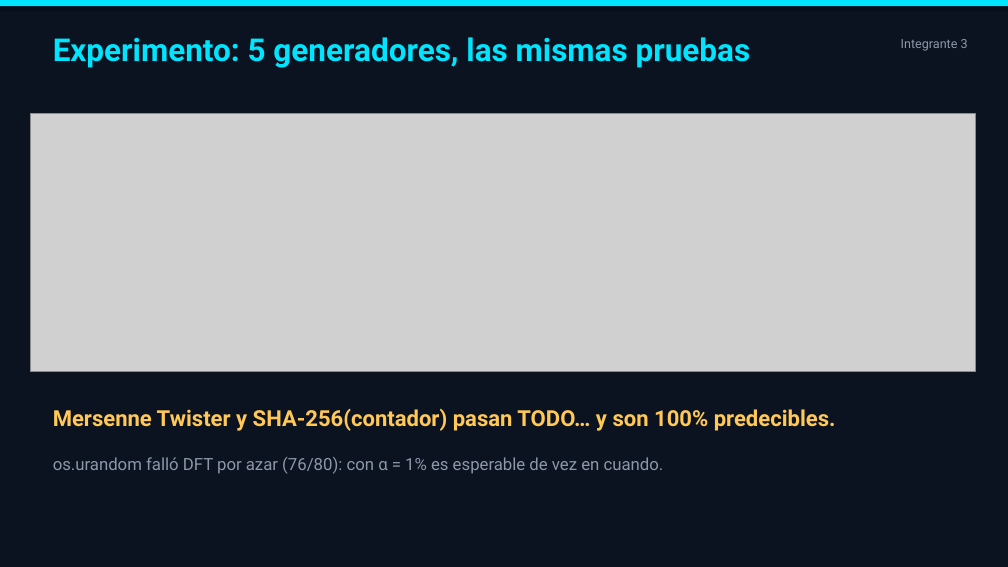
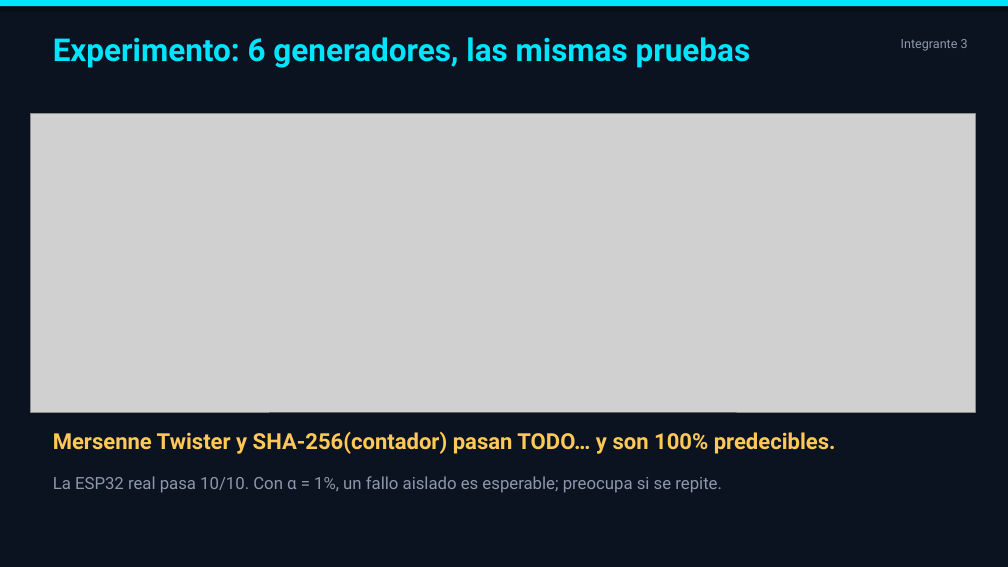
Before and after one commit to agustinhgimenez/EntropySigner, a slide deck: slide 15 of presentation/EntropySigner_RNG.pptx. Drawn at 1008x567 pixels with LibreOffice and Linux fonts; fonts in the diff are those of the drawing; grey boxes stand for pictures. Boxes give left, top, right and bottom in pixels: in the first picture for what was removed or moved away, otherwise in the second. Text is boxed around its words. In the diff, an @@ line names an element or a change of style, - is before the commit and + after.

```diff
--- a/presentation/EntropySigner_RNG.pptx
+++ b/presentation/EntropySigner_RNG.pptx
@@ text at box(53, 37, 751, 68): text changed @@
-Experimento: 5 generadores, las mismas pruebas
+Experimento: 6 generadores, las mismas pruebas
@@ picture: place and size @@
-picture at box(30, 113, 975, 371)
+picture at box(30, 113, 975, 412)
@@ text "Mersenne Twister y SHA-256(contador) pasan ...": place and size @@
-text "Mersenne Twister y SHA-256(contador) pasan ..." at box(53, 409, 836, 431)
+text "Mersenne Twister y SHA-256(contador) pasan ..." at box(53, 432, 836, 454)
@@ text at box(53, 476, 722, 493): text changed @@
-os.urandom falló DFT por azar (76/80): con α = 1% es esperable de vez en cuando.
+La ESP32 real pasa 10/10. Con α = 1%, un fallo aislado es esperable; preocupa si se repite.
```
Also in this commit, not shown: 2 other slides changed, 7 other files.
